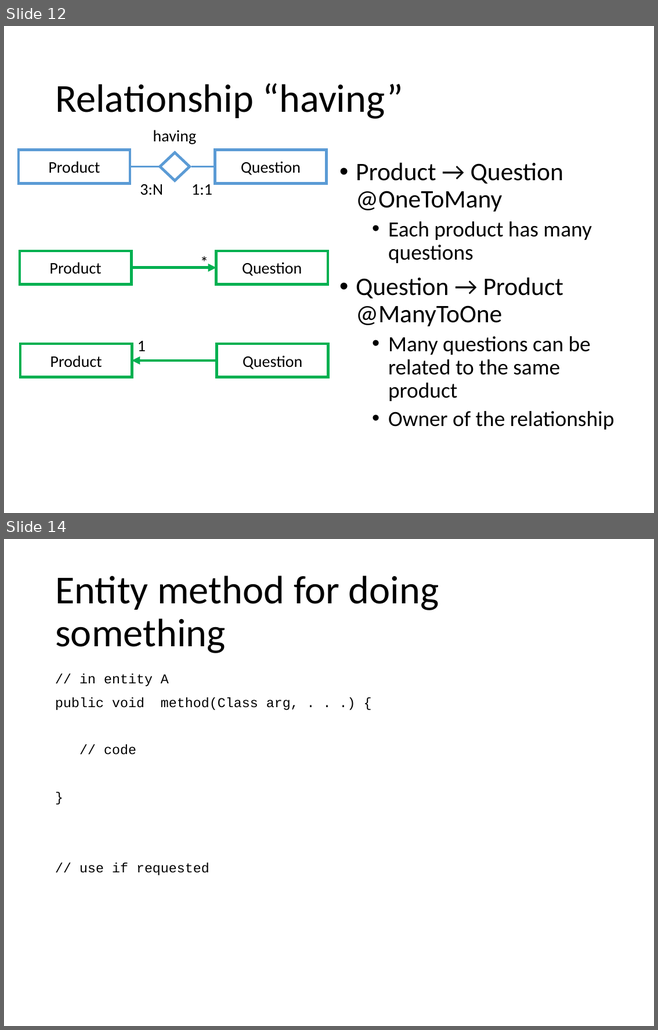
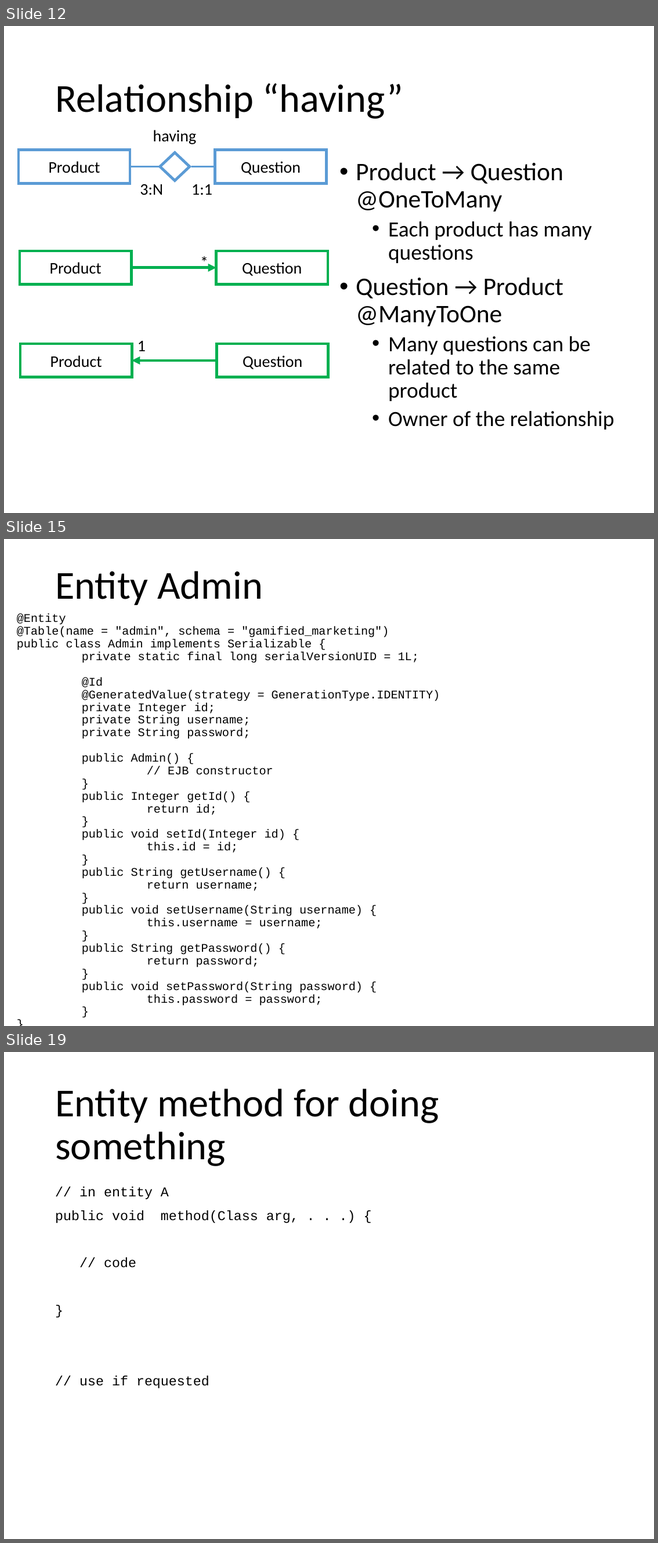
Before and after one commit to Danielededo/Gamified-marketing-application-DB2, a slide deck: Documentation/Presentation.pptx. Shown one above the other, each under a label of ours: slides 12 and 14 before the commit, slides 12, 15 and 19 after it; the slides between them are not shown. The pictures are 658x1030 and 658x1543 pixels, drawn with LibreOffice and Linux fonts; fonts in the diff are those of the drawing. Boxes give left, top, right and bottom in pixels: in the first picture for what was removed or moved away, otherwise in the second. Text is boxed around its words. In the diff, an @@ line names an element or a change of style, - is before the commit and + after.

```diff
--- a/Documentation/Presentation.pptx
+++ b/Documentation/Presentation.pptx
@@ slide 15 added at [4, 539, 654, 1026], background #FFFFFF @@
@@ title added at [55, 571, 263, 605], 44 pt, text #000000 @@
+Entity Admin
@@ text added at [17, 614, 440, 1006], 13 pt, text #000000 @@
+@Entity
+@Table(name = "admin", schema = "gamified_marketing")
+public class Admin implements Serializable {
+private static final long serialVersionUID = 1L;
+@Id
+@GeneratedValue(strategy = GenerationType.IDENTITY)
+private Integer id;
+private String username;
+private String password;
+public Admin() {
+// EJB constructor
+}
+public Integer getId() {
+return id;
+}
+public void setId(Integer id) {
+this.id = id;
+}
+public String getUsername() {
+return username;
+}
+public void setUsername(String username) {
+this.username = username;
+}
+public String getPassword() {
+return password;
+}
+public void setPassword(String password) {
+this.password = password;
+}
+}
@@ what was slide 14 is now slide 19 @@
```
Also in this commit, not shown: 3 slides changed, 4 other slides added.
